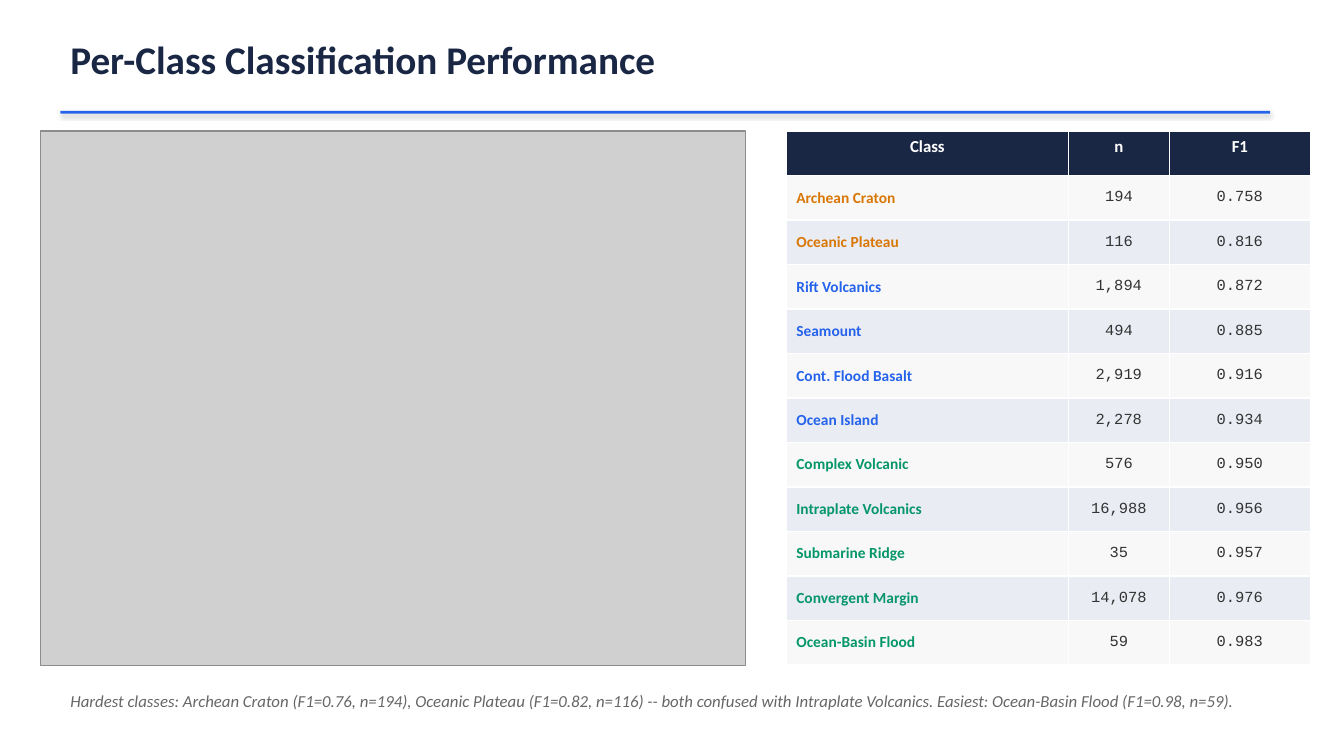
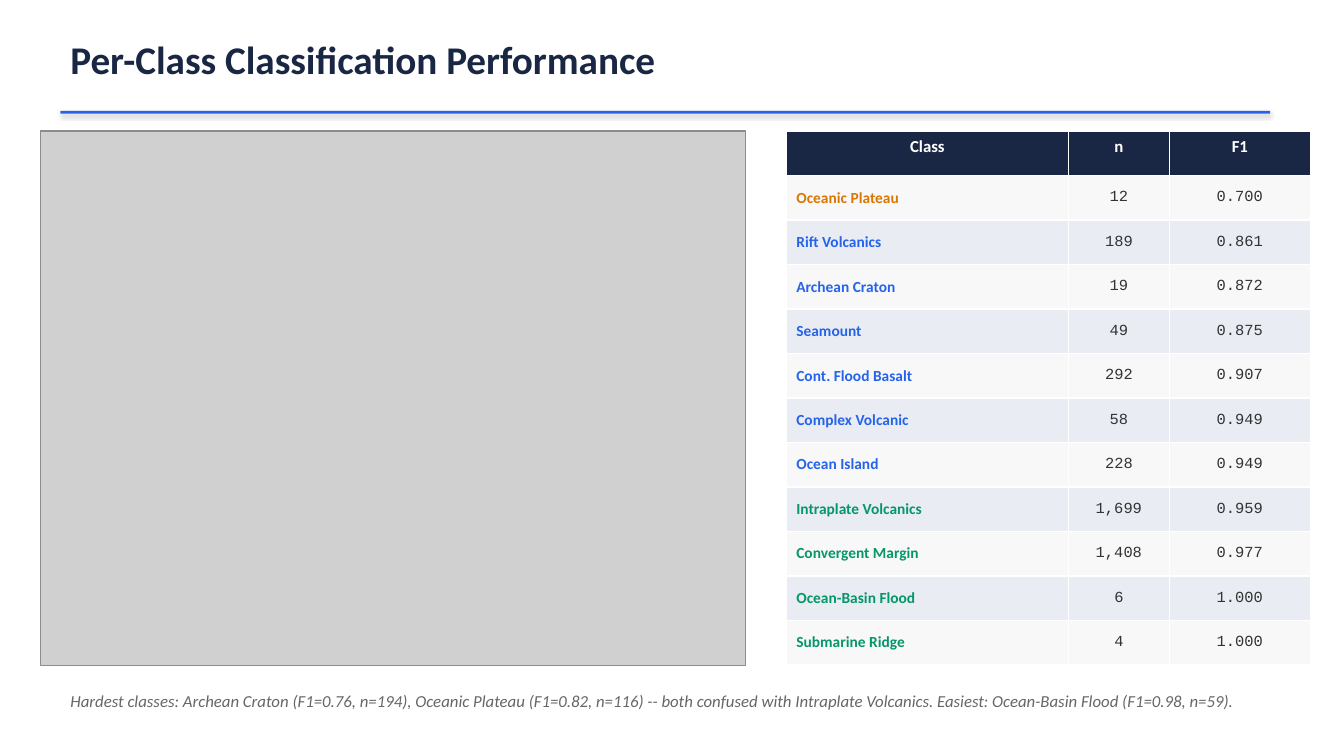
Before and after one commit to SteadfastAsArt/cpx-tectonic-dashboard, a slide deck: slide 14 of CPX_Tectonic_Classification.pptx. Drawn at 1344x756 pixels with LibreOffice and Linux fonts; fonts in the diff are those of the drawing; grey boxes stand for pictures. Boxes give left, top, right and bottom in pixels: in the first picture for what was removed or moved away, otherwise in the second. Text is boxed around its words. In the diff, an @@ line names an element or a change of style, - is before the commit and + after.

```diff
--- a/CPX_Tectonic_Classification.pptx
+++ b/CPX_Tectonic_Classification.pptx
@@ table at box(786, 131, 1311, 665) @@
-row 2: Archean Craton | 194 | 0.758
+row 2: Oceanic Plateau | 12 | 0.700
-row 3: Oceanic Plateau | 116 | 0.816
+row 3: Rift Volcanics | 189 | 0.861
-row 4, column 1: Rift Volcanics
+row 4, column 1: Archean Craton
-row 4, column 2: 1,894
+row 4, column 2: 19
-row 5, column 2: 494
+row 5, column 2: 49
-row 5, column 3: 0.885
+row 5, column 3: 0.875
-row 6, column 2: 2,919
+row 6, column 2: 292
-row 6, column 3: 0.916
+row 6, column 3: 0.907
-row 7: Ocean Island | 2,278 | 0.934
+row 7: Complex Volcanic | 58 | 0.949
-row 8: Complex Volcanic | 576 | 0.950
+row 8: Ocean Island | 228 | 0.949
-row 9, column 2: 16,988
+row 9, column 2: 1,699
-row 9, column 3: 0.956
+row 9, column 3: 0.959
-row 10: Submarine Ridge | 35 | 0.957
+row 10: Convergent Margin | 1,408 | 0.977
-row 11: Convergent Margin | 14,078 | 0.976
+row 11: Ocean-Basin Flood | 6 | 1.000
-row 12: Ocean-Basin Flood | 59 | 0.983
+row 12: Submarine Ridge | 4 | 1.000
```
Also in this commit, not shown: 8 other slides changed, 3 slides added, 1 slide removed, 6 other files.
